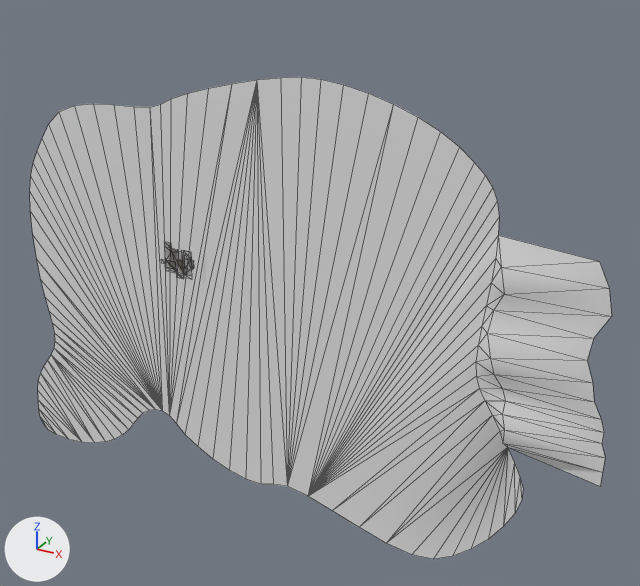
The FBX model Assets/Resources/Meshes/facility0.FBX: old version first, new version second.
Rendered twice from a 50 mm camera at (676.0, -877.0, 439.0) aimed at (170.0, 44.0, -22.0). Lighting does not change. The marker at lower left points along +X, +Y and +Z. Mesh edges are drawn as thin lines on the coarser meshes. Where no turn or scale is listed for an object, it has been applied to the vertices.

Objects in the first picture: 'island'.
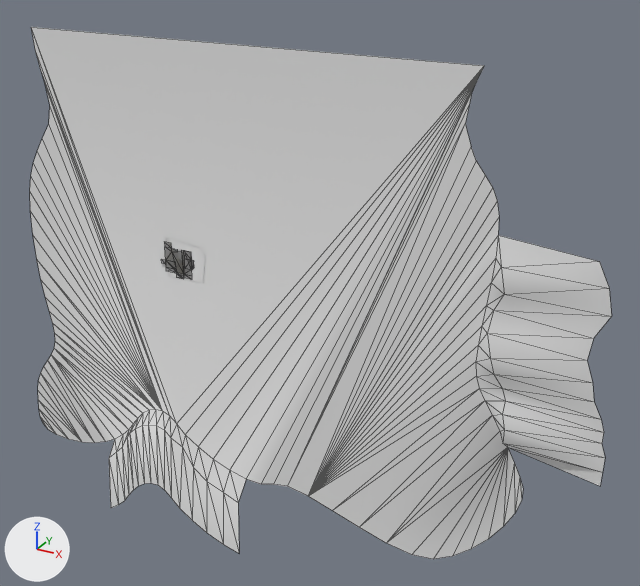
Changed parts and their boxes (x1, y1, x2, y2) in the pictures (640 x 586 px):
'island', reshaped (10% taller)
    before: (30, 77, 612, 559)
    after: (30, 27, 612, 559)
part 1 of me_mesh_028, built on
    before: (49, 77, 485, 496)
    after: (31, 27, 485, 553)

The change, as a diff of the scene's bpy script:
```diff
--- a/Assets/Resources/Meshes/facility0.FBX.py
+++ b/Assets/Resources/Meshes/facility0.FBX.py
@@ me_mesh_028 @@
 # used by ob_island; location = (0.0, 0.0, 0.0)
-me_mesh_028.from_pydata(...)  # 129 vertices, 149 faces; spans x -330.0..557.0, y -26.0..0.0, z -357.0..260.0
+me_mesh_028.from_pydata(...)  # 152 vertices, 200 faces; spans x -330.0..557.0, y -26.0..0.0, z -440.0..290.0
+# me_mesh_028 part 1
+# 13 vertices are removed from x -177.0..362.0, y 0.0, z 194.0..260.0
+# 25 faces are deleted
+# 9 vertices move from x -207.0..379.0, y 0.0, z 182.0..260.0 to x -232.0..381.0, y 0.0, z 189.0..272.0
+# 36 vertices are added at x -239.0..383.0, y -25.0..0.0, z -440.0..290.0
+# 76 new faces join them
```
